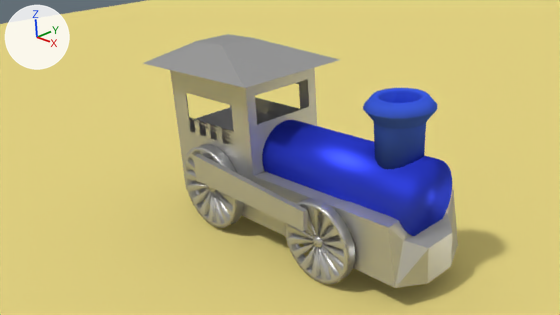
Two versions of the Blender file trem.blend, one commit apart.
Both versions are drawn from the file's camera 'Camera'. The axes (+X, +Y, +Z) are drawn at upper left. The lights are the same throughout.

Script lines for the objects in view, before the commit:
```python
ob_caldeira = bpy.data.objects.new('Caldeira', me_cylinder)
ob_caldeira.location = (1.07, 0.02, 1.44)
ob_caldeira.rotation_euler = (0.0, 1.571, 0.0)  # degrees (0, 90, 0)
ob_caldeira.scale = (0.734, 0.734, 0.734)
ob_chamine = bpy.data.objects.new('Chamine', me_cylinder_001)
ob_chamine.location = (1.15, 0.0, 1.89)
ob_chamine.scale = (0.454, 0.454, 0.454)
ob_circle = bpy.data.objects.new('Circle', me_circle_002)
ob_circle.location = (-3.3, 1.15, 0.62)
ob_circle.rotation_euler = (1.571, 0.0, 3.142)  # degrees (90, 0, 180)
ob_circle.scale = (-0.991, -0.991, -0.991)
ob_circle_001 = bpy.data.objects.new('Circle.001', me_circle_000)
ob_circle_001.location = (0.11, 1.16, 0.44)
ob_circle_001.rotation_euler = (1.571, 0.0, 3.142)  # degrees (90, 0, 180)
ob_circle_001.scale = (-0.852, -0.852, -0.852)
ob_corpotrem = bpy.data.objects.new('CorpoTrem', me_cube)
ob_corpotrem.location = (-3.03, 0.0, 1.07)
ob_plane = bpy.data.objects.new('Plane', me_plane)
ob_plane.location = (0.0, 0.0, -0.44)
ob_plane.scale = (-44.7, -44.7, -44.7)
ob_plane_001 = bpy.data.objects.new('Plane.001', me_plane_001)
ob_plane_001.location = (-1.25, 1.29, 1.17)
ob_plane_001.rotation_euler = (1.571, 0.0595, 0.0)  # degrees (90, 3.4, 0)
ob_plane_001.scale = (0.47, 0.47, 0.47)
```
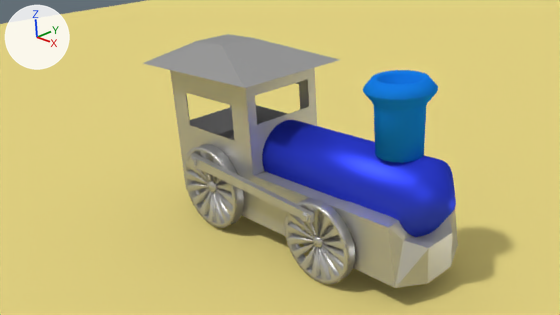
Pixel boxes (x1, y1, x2, y2) of what changed, in the pictures (560 x 315 px):
'Caldeira', reshaped
    before: (262, 120, 452, 236)
    after: (262, 120, 456, 237)
'Chamine', surface changed, moved
    before: (363, 88, 437, 169)
    after: (363, 70, 438, 162)
'Plane.001', rescaled (11% wider, 9% shorter)
    before: (194, 154, 307, 231)
    after: (189, 153, 314, 223)
part 2 of me_cube, cut back
    both: (170, 70, 309, 176)

Edits to the bpy script that builds the scene:
```text
Change mat_pintura:
    remove mat_pintura.texture = img_tex_chamine
    add mat_pintura.base_color = (0.008, 0.199, 0.8)  # blue #167be7
Change me_cylinder:
    used by ob_caldeira; location = (1.07, 0.02, 1.44); rotation_euler = (0.0, 1.571, 0.0), in degrees (0, 90, 0); scale = (0.734, 0.734, 0.734)
    remove me_cylinder.from_pydata(...)  # 96 vertices, 66 faces; spans x -1.0..1.0, y -1.0..1.0, z -4.61..1.0
    add me_cylinder.from_pydata(...)  # 128 vertices, 98 faces; spans x -1.0..1.0, y -1.0..1.0, z -4.61..1.6
    me_cylinder part 1
    1 face is deleted
    32 vertices in x -1.0..1.0, y -1.0..1.0, z 1.0 move by (0.0, 0.0, 0.03)
    32 vertices are added at x -0.22..0.22, y -0.22..0.22, z 1.6
    33 new faces join them
Change me_cube:
    used by ob_corpotrem; location = (-3.03, 0.0, 1.07)
    remove me_cube.from_pydata(...)  # 84 vertices, 74 faces, 1 loose edge; spans x -2.25..5.12, y -1.39..1.34, z -1.1..2.71
    add me_cube.from_pydata(...)  # 66 vertices, 59 faces; spans x -2.25..5.12, y -1.39..1.34, z -1.1..2.71
    me_cube part 2: 4 vertices moved from x -1.16..0.55, y -1.0..1.0, z 1.03 to x -1.16..0.55, y -1.0..1.0, z 0.57; 16 vertices removed from x -1.16..0.55, y -1.0..1.0, z 0.67..1.62; 4 vertices added at x -1.16..0.55, y -1.0..1.0, z 0.82
Change ob_chamine:
    ob_chamine.location: (1.15, 0.0, 1.89) -> (1.15, 0.0, 2.22)
Change ob_plane_001:
    ob_plane_001.scale: (0.47, 0.47, 0.47) -> (0.527, 0.184, 0.47)
```
